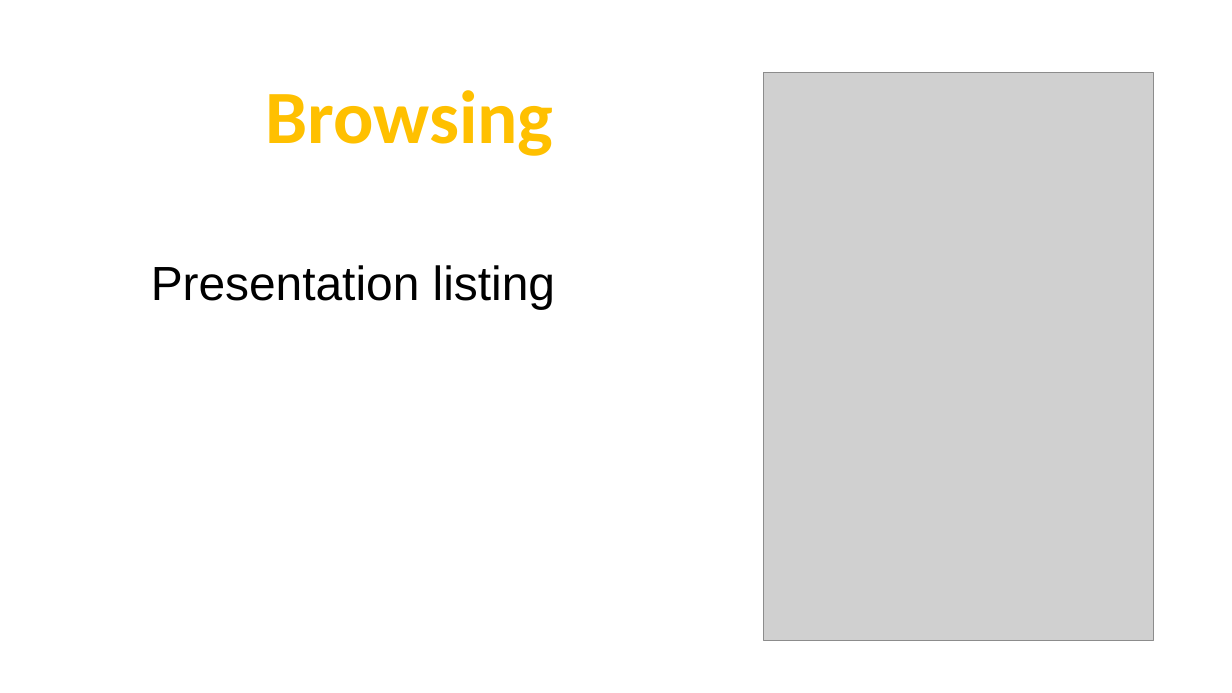
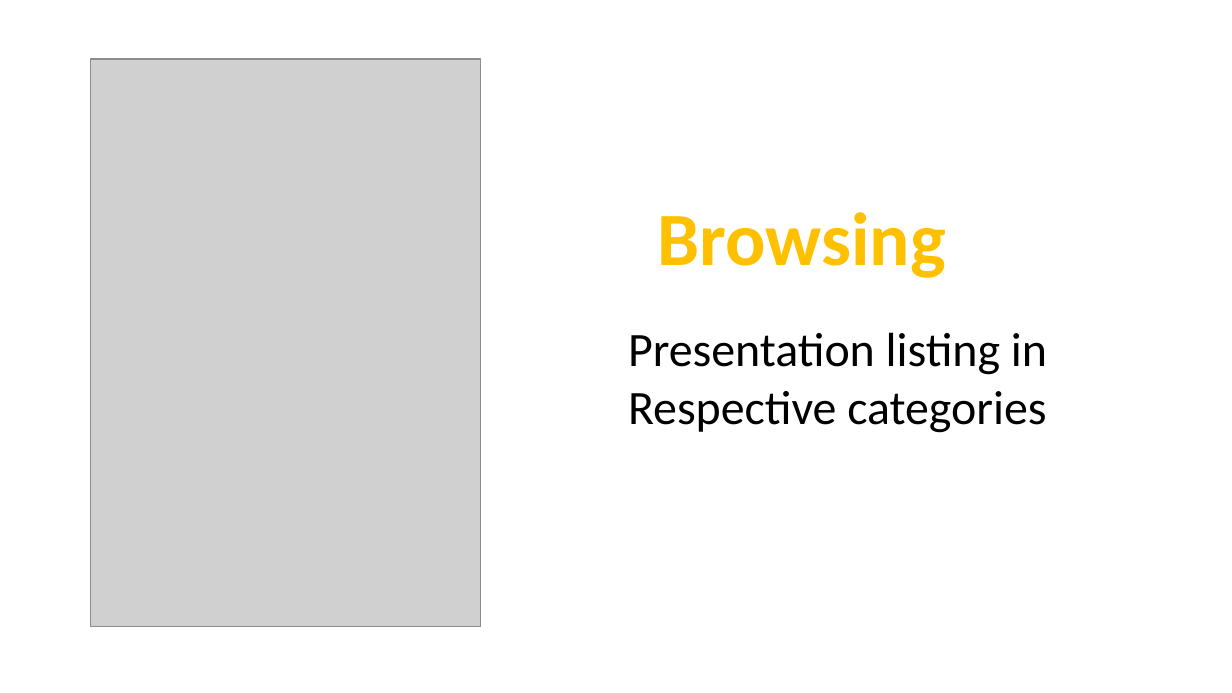
Before and after one commit to ServiceInnovationCamp/Group4, a slide deck: slide 5 of 4-ShikkhokBatayon.pptx. Drawn at 1232x693 pixels with LibreOffice and Linux fonts; fonts in the diff are those of the drawing; grey boxes stand for pictures. Boxes give left, top, right and bottom in pixels: in the first picture for what was removed or moved away, otherwise in the second. Text is boxed around its words. In the diff, an @@ line names an element or a change of style, - is before the commit and + after.

```diff
--- a/4-ShikkhokBatayon.pptx
+++ b/4-ShikkhokBatayon.pptx
@@ picture: place and size @@
-picture at (764,73,1153,641)
+picture at (90,59,479,627)
@@ text "Browsing": place and size @@
-text "Browsing" at (265,90,554,156)
+text "Browsing" at (657,212,946,278)
@@ text at (628,332,1047,433): text changed; font Arial to Calibri @@
-Presentation listing
+Presentation listing in
+Respective categories
```
Also in this commit, not shown: 9 other slides changed, 1 slide added, 2 slides removed.
